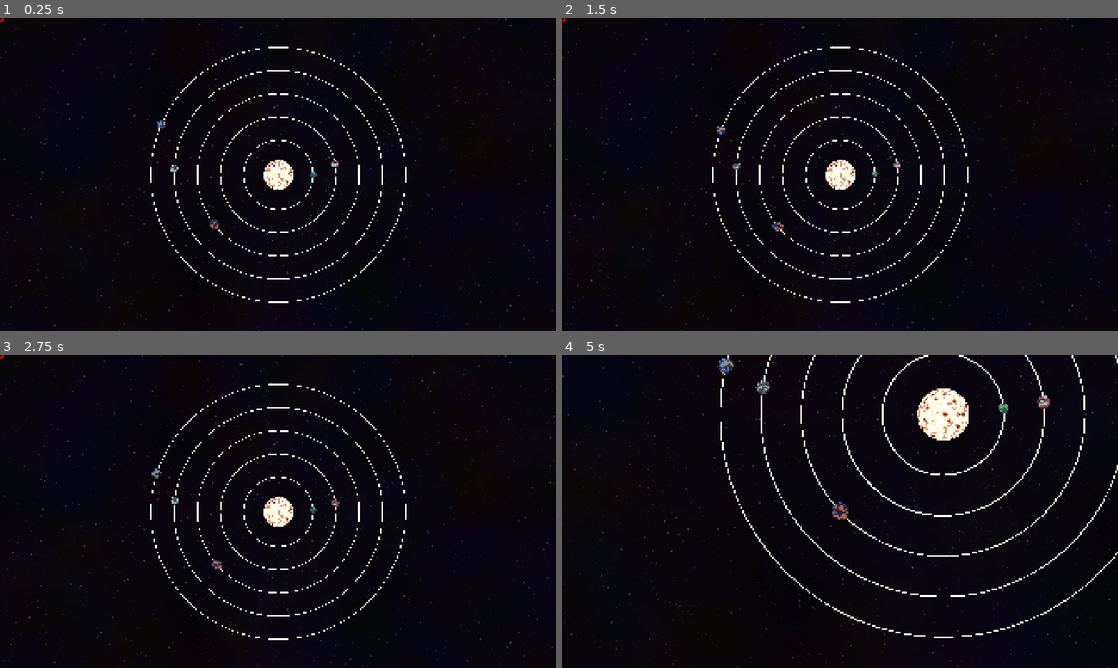
Above: before the commit, frames 1-4 (two rows, left to right).
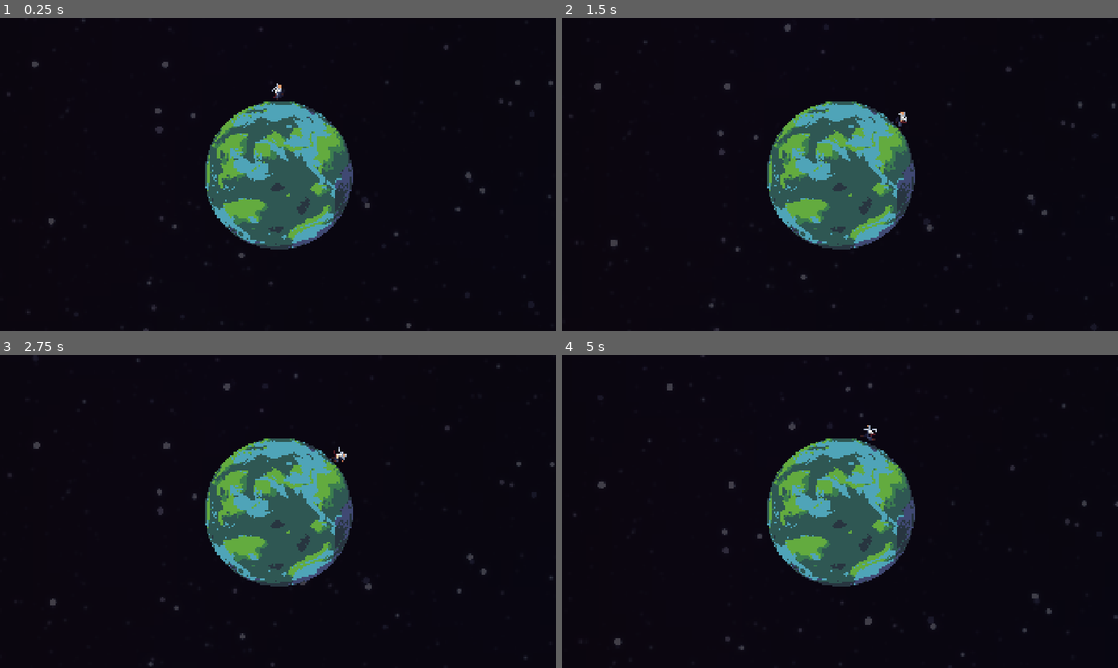
Above: after the commit, the same moments.

Repository: ChetterKRSK/SpaceSpeedrunner
Game: Godot game, scene res://gameScene.tscn
The game is run twice, just before and just after one commit, with the same random seed, the same clock (stepped at 60 frames per second) and the same inputs.
Inputs (mouse positions are in pixels of both pictures, inside the frame that each line leads up to):
- Up to frame 1 (0.25 s): no input
- Up to frame 2 (1.5 s): tap Enter at 0.5 s; move the mouse to (873, 174) at 0.52 s; hold D (Move_Right) 0.53-1.28 s; click (873, 174) at 0.6 s; move the mouse to (895, 165) at 1.27 s; hold Left (Move_Left) from 1.28 s (still down); click (895, 165) at 1.35 s
- Up to frame 3 (2.75 s): move the mouse to (216, 564) at 2.02 s; release Left (Move_Left) at 2.03 s; hold D (Move_Right) from 2.03 s (still down); click (216, 564) at 2.1 s
- Up to frame 4 (5 s): move the mouse to (734, 498) at 2.77 s; click (734, 498) at 2.85 s; move the mouse to (717, 477) at 3.52 s; release D (Move_Right) at 3.53 s; hold Left (Move_Left) from 3.53 s (still down); click (717, 477) at 3.6 s; tap Middle mouse button (Drag_Map) at 4.15 s; move the mouse to (673, 464) at 4.27 s; click (673, 464) at 4.35 s; tap Mouse wheel up (Zoom_In_Map) at 4.9 s

The runs differ from the first frame. In frame 1, 12% of the frame differs, in the area x 0-100%, y 0-100%; in frame 2, 12%; in frame 3, 12%; in frame 4, 14%.

Commit message:
Перенес оставшийся функционал в стейт машину

Diff:
--- a/gameScene.tscn
+++ b/gameScene.tscn
@@ -215,9 +215,8 @@
 [sub_resource type="CircleShape2D" id="CircleShape2D_oqr1i"]
 radius = 640.0
 
-[node name="GameScene" type="Node2D" node_paths=PackedStringArray("planetOrbits")]
+[node name="GameScene" type="Node2D"]
 script = ExtResource("1_vdwas")
-planetOrbits = [NodePath("MainObjectsSystem/PlanetOrbit1"), NodePath("MainObjectsSystem/PlanetOrbit2"), NodePath("MainObjectsSystem/PlanetOrbit3"), NodePath("MainObjectsSystem/PlanetOrbit4"), NodePath("MainObjectsSystem/PlanetOrbit5")]
 planetOrbitSpeed = Array[float]([0.0, 0.0, 0.0, 0.0, 0.0])
 planetStartPosition = Array[float]([0.0, -99.0, -99.0, -99.0, -99.0])
 
@@ -315,7 +314,7 @@
 scale = Vector2(22.8711, 22.8711)
 texture = ExtResource("7_gh3f3")
 
-[node name="PlanetOrbit1" type="Path2D" parent="MainObjectsSystem" node_paths=PackedStringArray("line")]
+[node name="PlanetOrbit1" type="Path2D" parent="MainObjectsSystem" node_paths=PackedStringArray("line") groups=["planetOrbits"]]
 curve = SubResource("Curve2D_vdwas")
 script = SubResource("GDScript_oqr1i")
 line = NodePath("PlanetOrbit1Line")
@@ -328,12 +327,12 @@
 joint_mode = 2
 begin_cap_mode = 2
 
-[node name="PathFollow2D" type="PathFollow2D" parent="MainObjectsSystem/PlanetOrbit1"]
+[node name="PathFollow2D" type="PathFollow2D" parent="MainObjectsSystem/PlanetOrbit1" groups=["planetPathFollows"]]
 position = Vector2(1500, 0)
 progress = 9420.15
 rotates = false
 
-[node name="Planet1" type="StaticBody2D" parent="MainObjectsSystem/PlanetOrbit1/PathFollow2D"]
+[node name="Planet1" type="StaticBody2D" parent="MainObjectsSystem/PlanetOrbit1/PathFollow2D" groups=["planets"]]
 collision_layer = 2
 collision_mask = 5
 input_pickable = true
@@ -445,7 +444,10 @@
 text = "ОСТАЛОСЬ: 05:32"
 vertical_alignment = 2
 
-[node name="PlanetOrbit2" type="Path2D" parent="MainObjectsSystem" node_paths=PackedStringArray("line")]
+[node name="Player" parent="MainObjectsSystem/PlanetOrbit1/PathFollow2D/Planet1" groups=["playerCharacter"] instance=ExtResource("12_b0yit")]
+position = Vector2(0, -143)
+
+[node name="PlanetOrbit2" type="Path2D" parent="MainObjectsSystem" node_paths=PackedStringArray("line") groups=["planetOrbits"]]
 curve = SubResource("Curve2D_oqr1i")
 script = SubResource("GDScript_w4qqe")
 line = NodePath("PlanetOrbit2Line")
@@ -458,11 +460,11 @@
 joint_mode = 2
 begin_cap_mode = 2
 
-[node name="PathFollow2D" type="PathFollow2D" parent="MainObjectsSystem/PlanetOrbit2"]
+[node name="PathFollow2D" type="PathFollow2D" parent="MainObjectsSystem/PlanetOrbit2" groups=["planetPathFollows"]]
 position = Vector2(2500, 0)
 rotates = false
 
-[node name="Planet2" type="StaticBody2D" parent="MainObjectsSystem/PlanetOrbit2/PathFollow2D"]
+[node name="Planet2" type="StaticBody2D" parent="MainObjectsSystem/PlanetOrbit2/PathFollow2D" groups=["planets"]]
 collision_layer = 2
 collision_mask = 5
 input_pickable = true
@@ -569,7 +571,7 @@
 text = "ОСТАЛОСЬ: 05:32"
 vertical_alignment = 2
 
-[node name="PlanetOrbit3" type="Path2D" parent="MainObjectsSystem" node_paths=PackedStringArray("line")]
+[node name="PlanetOrbit3" type="Path2D" parent="MainObjectsSystem" node_paths=PackedStringArray("line") groups=["planetOrbits"]]
 curve = SubResource("Curve2D_tp0y7")
 script = SubResource("GDScript_oqr1i")
 line = NodePath("PlanetOrbit3Line")
@@ -582,11 +584,11 @@
 joint_mode = 2
 begin_cap_mode = 2
 
-[node name="PathFollow2D" type="PathFollow2D" parent="MainObjectsSystem/PlanetOrbit3"]
+[node name="PathFollow2D" type="PathFollow2D" parent="MainObjectsSystem/PlanetOrbit3" groups=["planetPathFollows"]]
 position = Vector2(3500, 0)
 rotates = false
 
-[node name="Planet3" type="StaticBody2D" parent="MainObjectsSystem/PlanetOrbit3/PathFollow2D"]
+[node name="Planet3" type="StaticBody2D" parent="MainObjectsSystem/PlanetOrbit3/PathFollow2D" groups=["planets"]]
 position = Vector2(-1.74841e-07, 0)
 collision_layer = 2
 collision_mask = 5
@@ -695,10 +697,7 @@
 text = "ОСТАЛОСЬ: 05:32"
 vertical_alignment = 2
 
-[node name="Player" parent="MainObjectsSystem/PlanetOrbit3/PathFollow2D/Planet3" instance=ExtResource("12_b0yit")]
-position = Vector2(0, -239)
-
-[node name="PlanetOrbit4" type="Path2D" parent="MainObjectsSystem" node_paths=PackedStringArray("line")]
+[node name="PlanetOrbit4" type="Path2D" parent="MainObjectsSystem" node_paths=PackedStringArray("line") groups=["planetOrbits"]]
 curve = SubResource("Curve2D_c3h2c")
 script = SubResource("GDScript_oqr1i")
 line = NodePath("PlanetOrbit4Line")
@@ -711,11 +710,11 @@
 joint_mode = 2
 begin_cap_mode = 2
 
-[node name="PathFollow2D" type="PathFollow2D" parent="MainObjectsSystem/PlanetOrbit4"]
+[node name="PathFollow2D" type="PathFollow2D" parent="MainObjectsSystem/PlanetOrbit4" groups=["planetPathFollows"]]
 position = Vector2(4500, 0)
 rotates = false
 
-[node name="Planet4" type="StaticBody2D" parent="MainObjectsSystem/PlanetOrbit4/PathFollow2D"]
+[node name="Planet4" type="StaticBody2D" parent="MainObjectsSystem/PlanetOrbit4/PathFollow2D" groups=["planets"]]
 collision_layer = 2
 collision_mask = 5
 input_pickable = true
@@ -822,7 +821,7 @@
 text = "ОСТАЛОСЬ: 05:32"
 vertical_alignment = 2
 
-[node name="PlanetOrbit5" type="Path2D" parent="MainObjectsSystem" node_paths=PackedStringArray("line")]
+[node name="PlanetOrbit5" type="Path2D" parent="MainObjectsSystem" node_paths=PackedStringArray("line") groups=["planetOrbits"]]
 curve = SubResource("Curve2D_mv7c2")
 script = SubResource("GDScript_oqr1i")
 line = NodePath("PlanetOrbit5Line")
@@ -835,11 +834,11 @@
 joint_mode = 2
 begin_cap_mode = 2
 
-[node name="PathFollow2D" type="PathFollow2D" parent="MainObjectsSystem/PlanetOrbit5"]
+[node name="PathFollow2D" type="PathFollow2D" parent="MainObjectsSystem/PlanetOrbit5" groups=["planetPathFollows"]]
 position = Vector2(5500, 0)
 rotates = false
 
-[node name="Planet5" type="StaticBody2D" parent="MainObjectsSystem/PlanetOrbit5/PathFollow2D"]
+[node name="Planet5" type="StaticBody2D" parent="MainObjectsSystem/PlanetOrbit5/PathFollow2D" groups=["planets"]]
 collision_layer = 2
 collision_mask = 5
 input_pickable = true
--- a/game_scene.gd
+++ b/game_scene.gd
@@ -1,13 +1,10 @@
 extends Node2D
-
-signal change_game_state
 
 @onready var SM: StateMachine = $StateMachine
 
 @onready var mouseCursor: Sprite2D = $MouseCursor
 @onready var mainCamera: Camera2D = $MainCamera
 
-@export var planetOrbits: Array[Path2D]
 @export var planetOrbitSpeed: Array[float]
 @export var planetStartPosition: Array[float]
 
@@ -16,18 +13,8 @@
 var player: CharacterBody2D
 #endregion
 
-#region Переменные для карты
-var cameraZoomStep: float = 1.15
-#endregion
-
-#region Переменные для планеты
-var playersPlanet = 0
-#endregion
-
 #region temp переменные
-var planetPaths: Array[PathFollow2D]
 var planetOrbitDistances: Array[float]
-var planets: Array[StaticBody2D]
 #endregion
 
 
@@ -42,18 +29,12 @@
 	pass
 
 func setStandartValues():
-	player = find_child("Player")
-	change_game_state.connect(Callable(player, "_change_game_state"))
-	for orbit in planetOrbits:
-		planetPaths.append(orbit.find_child("PathFollow2D", false))
-		planets.append(planetPaths[-1].get_child(0))
-
 	for i in planetStartPosition.size():
 		if planetStartPosition[i] == -99:
 			planetStartPosition[i] = randf_range(0, 1)
-			planetPaths[i].progress_ratio = planetStartPosition[i]
+			get_tree().get_nodes_in_group("planetPathFollows")[i].progress_ratio = planetStartPosition[i]
 
-	for path: PathFollow2D in planetPaths:
+	for path: PathFollow2D in get_tree().get_nodes_in_group("planetPathFollows"):
 		planetOrbitDistances.append(path.get_parent().curve.get_point_position(0).distance_to(Vector2()))
 
 	for i in planetOrbitSpeed.size():
@@ -63,40 +44,13 @@
 			planetOrbitSpeed[i] = -planetOrbitSpeed[i] if randi_range(0, 10) <= 1 else planetOrbitSpeed[i]
 
 func planetOrbitMoving(delta: float):
-	for i in range(planetPaths.size()):
-		planetPaths[i].progress_ratio += planetOrbitSpeed[i] * delta
+	for i in range(get_tree().get_nodes_in_group("planetPathFollows").size()):
+		get_tree().get_nodes_in_group("planetPathFollows")[i].progress_ratio += planetOrbitSpeed[i] * delta
 		if planetOrbitSpeed[i] > 0:
 			var minutes = (0.1/6) / planetOrbitSpeed[i]
 			var seconds = minutes * 60
-			planets[i].endOfTurnSecond = seconds * (1 - planetPaths[i].progress_ratio)
+			get_tree().get_nodes_in_group("planets")[i].endOfTurnSecond = seconds * (1 - get_tree().get_nodes_in_group("planetPathFollows")[i].progress_ratio)
 		else:
 			var minutes = (0.1/6) / -planetOrbitSpeed[i]
 			var seconds = minutes * 60
-			planets[i].endOfTurnSecond = seconds * planetPaths[i].progress_ratio
-
-func zoomOnPlanet(planetIndex):
-	mainCamera.zoom = Vector2(cameraZoomLimit[4], cameraZoomLimit[4])
-	mainCamera.position = planets[planetIndex].global_position
-
-func hideAllUI():
-	mouseCursor.visible = false
-	player.visible = false
-
-	for orbit in planetOrbits:
-		orbit.line.visible = false
-	for planet in planets:
-		planet.find_child("UI").visible = false
-
-func showUIOnPlanet():
-	hideAllUI()
-
-	player.visible = true
-
-func showUIOnMap():
-	hideAllUI()
-
-	for orbit in planetOrbits:
-		orbit.line.visible = true
-	mouseCursor.visible = true
-	for planet in planets:
-		planet.find_child("UI").visible = true
+			get_tree().get_nodes_in_group("planets")[i].endOfTurnSecond = seconds * get_tree().get_nodes_in_group("planetPathFollows")[i].progress_ratio
--- a/project.godot
+++ b/project.godot
@@ -31,6 +31,13 @@
 
 version_control/plugin_name="GitPlugin"
 version_control/autoload_on_startup=true
+
+[global_group]
+
+playerCharacter=""
+planets=""
+planetOrbits=""
+planetPathFollows=""
 
 [input]
 
@@ -68,6 +75,11 @@
 "events": [Object(InputEventMouseButton,"resource_local_to_scene":false,"resource_name":"","device":-1,"window_id":0,"a …(258 unchanged characters)…
 ]
 }
+Toggle_Map={
+"deadzone": 0.2,
+"events": [Object(InputEventKey,"resource_local_to_scene":false,"resource_name":"","device":-1,"window_id":0,"alt_pressed":false,"shift_pressed":false,"ctrl_pressed":false,"meta_pressed":false,"pressed":false,"keycode":0,"physical_keycode":77,"key_label":0,"unicode":109,"location":0,"echo":false,"script":null)
+]
+}
 
 [layer_names]
 
--- a/scenes/test.tscn
+++ b/scenes/test.tscn
@@ -58,7 +58,7 @@
 position = Vector2(1, -144)
 wall_min_slide_angle = 0.0
 
-[node name="CollisionShape2D" parent="Planet/Player" index="0"]
+[node name="CollisionShape2D" parent="Planet/Player" index="1"]
 visible = false
 disabled = true
 
--- a/scripts/player.gd
+++ b/scripts/player.gd
@@ -17,13 +17,12 @@
 func _physics_process(delta: float) -> void:
 	if !is_on_wall():
 		velocity += get_gravity() * delta
-	else:# velocity.x > 0.00001 or velocity.x < -0.00001 or velocity.y > 0.00001 or velocity.y < -0.00001:
+	else:
 		rotation_degrees = calc_player_rotation(get_wall_normal())
-	#line_2d.points[1] = normal * 100
-	#if SM.current_state.name == SM.GAME_STATES_NAME[SM.GAME_STATES.ON_PLANET]:
-		#playerMovement()
-		#move_and_slide()
-	playerMovement()
+
+	if SM.current_state.name == SM.GAME_STATES_NAME[SM.GAME_STATES.ON_PLANET]:
+		playerMovement()
+
 	move_and_slide()
 
 func playerMovement():
--- a/state_machine/on_planet_orbit_state.gd
+++ b/state_machine/on_planet_orbit_state.gd
@@ -6,9 +6,17 @@
 func _ready() -> void:
 	pass
 
+func open() -> void:
+	pass
+
+func close() -> void:
+	pass
 
 func process(delta: float) -> void:
 	pass
 
+func physics_process(delta: float) -> void:
+	pass
+
 func input(event: InputEvent) -> void:
 	pass
--- a/state_machine/on_planet_state.gd
+++ b/state_machine/on_planet_state.gd
@@ -5,30 +5,54 @@
 @onready var GM: Node2D = $"../.."
 
 var planet
-var cameraZoomLimit: Array[float] = [1, 0.08, 2] # standart, min, max
+var playerCharacter: CharacterBody2D
+var cameraZoomLimit: Array[float] = [1, 0.08, 2, 0.08, 2] # standart, min, max, currentMin, currentMax
 var cameraZoomStep: float = 1.15
 
 func _ready() -> void:
-	planet = $"../../MainObjectsSystem/PlanetOrbit3/PathFollow2D/Planet3"
+	planet = get_tree().get_nodes_in_group("planets")[0]
+	playerCharacter = get_tree().get_nodes_in_group("playerCharacter")[0]
 
+func open() -> void:
+	cameraZoomLimit[4] = cameraZoomLimit[2] / planet.find_child("Sprite2D").scale.x
+	cameraZoomLimit[3] = cameraZoomLimit[4] - 0.5
+
+	playerCharacter.visible = true
+	zoomOnPlanet()
+
+func close() -> void:
+	playerCharacter.visible = false
 
 func process(delta: float) -> void:
 	cameraMovingZoomingOnPlanet()
 
+func physics_process(delta: float) -> void:
+	pass
+
 func input(event: InputEvent) -> void:
-	pass
+	toggleMap(event)
+
 
 func cameraMovingZoomingOnPlanet():
 	GM.mainCamera.position = planet.global_position
 
 	if Input.is_action_just_pressed("Zoom_In_Map") or Input.is_action_pressed("Zoom_In_Map"):
-		if GM.mainCamera.zoom.x < cameraZoomLimit[2] / cameraZoomStep:
+		if GM.mainCamera.zoom.x < cameraZoomLimit[4] / cameraZoomStep:
 			GM.mainCamera.zoom *= cameraZoomStep
 		else:
-			GM.mainCamera.zoom = Vector2(cameraZoomLimit[2], cameraZoomLimit[2])
+			GM.mainCamera.zoom = Vector2(cameraZoomLimit[4], cameraZoomLimit[4])
 
 	if Input.is_action_just_pressed("Zoom_Out_Map") or Input.is_action_pressed("Zoom_Out_Map"):
-		if GM.mainCamera.zoom.x > cameraZoomLimit[1] * cameraZoomStep:
+		if GM.mainCamera.zoom.x > cameraZoomLimit[3] * cameraZoomStep:
 			GM.mainCamera.zoom /= cameraZoomStep
 		else:
-			GM.mainCamera.zoom = Vector2(cameraZoomLimit[1], cameraZoomLimit[1])
+			GM.mainCamera.zoom = Vector2(cameraZoomLimit[3], cameraZoomLimit[3])
+
+func zoomOnPlanet():
+	GM.mainCamera.zoom = Vector2(cameraZoomLimit[4], cameraZoomLimit[4])
+	GM.mainCamera.position = planet.global_position
+
+func toggleMap(event):
+	if event is InputEventKey:
+		if Input.is_action_just_pressed("Toggle_Map"):
+			fsm.change_state(fsm.GAME_STATES_NAME[fsm.GAME_STATES.ON_STAR_MAP])
--- a/state_machine/on_star_map_state.gd
+++ b/state_machine/on_star_map_state.gd
@@ -27,26 +27,44 @@
 func _ready() -> void:
 	pass
 
+func open() -> void:
+	mouseCursor.visible = true
+	for orbit in get_tree().get_nodes_in_group("planetOrbits"):
+		orbit.line.visible = true
+	for planet in get_tree().get_nodes_in_group("planets"):
+		planet.find_child("UI").visible = true
+
+func close() -> void:
+	mouseCursor.visible = false
+	for orbit in get_tree().get_nodes_in_group("planetOrbits"):
+		orbit.line.visible = false
+	for planet in get_tree().get_nodes_in_group("planets"):
+		planet.find_child("UI").visible = false
+
 func process(delta: float) -> void:
 	selectingPlanetOnMap()
 	cameraMovingZoomingOnMap()
 	adjustingUI()
 
+func physics_process(delta: float) -> void:
+	pass
+
 func input(event: InputEvent) -> void:
 	movingOrbitCursorOnMap(event)
+	toggleMap(event)
 
 
 func selectingPlanetOnMap():
 	if Input.is_action_just_pressed("Mouse_Left_Button"):
 		if isCursorOnPlanet:
 			if selectedPlanet != null and selectedPlanet != targetMousePlanet:
-				GM.planets[selectedPlanet].hideInfoWindow()
+				get_tree().get_nodes_in_group("planets")[selectedPlanet].hideInfoWindow()
 			selectedPlanet = targetMousePlanet
-			cameraZoomLimit[4] = cameraZoomLimit[2] / GM.planets[selectedPlanet].find_child("Sprite2D").scale.x
+			cameraZoomLimit[4] = cameraZoomLimit[2] / get_tree().get_nodes_in_group("planets")[selectedPlanet].find_child("Sprite2D").scale.x
 			changeCameraZoom()
-			GM.planets[targetMousePlanet].showInfoWindow()
+			get_tree().get_nodes_in_group("planets")[targetMousePlanet].showInfoWindow()
 		elif !isCursorOnPlanet and selectedPlanet != null:
-			GM.planets[selectedPlanet].hideInfoWindow()
+			get_tree().get_nodes_in_group("planets")[selectedPlanet].hideInfoWindow()
 			cameraZoomLimit[4] = cameraZoomLimit[2]
 			selectedPlanet = null
 
@@ -62,21 +80,21 @@
 			GM.mainCamera.position += (lastPos - get_global_mouse_position())
 
 	if Input.is_action_just_pressed("Zoom_Out_Map") or Input.is_action_pressed("Zoom_Out_Map"):
-		if GM.mainCamera.zoom.x > cameraZoomLimit[1] * cameraZoomStep:
+		if GM.mainCamera.zoom.x > cameraZoomLimit[3] * cameraZoomStep:
 			var lastPos = get_global_mouse_position()
 			GM.mainCamera.zoom /= cameraZoomStep
 			GM.mainCamera.position += (lastPos - get_global_mouse_position())
 		else:
-			GM.mainCamera.zoom = Vector2(cameraZoomLimit[1], cameraZoomLimit[1])
+			GM.mainCamera.zoom = Vector2(cameraZoomLimit[3], cameraZoomLimit[3])
 			GM.mainCamera.position = Vector2(0, 0)
 
 	if selectedPlanet != null:
-		GM.mainCamera.position = GM.planetPaths[selectedPlanet].position
+		GM.mainCamera.position = get_tree().get_nodes_in_group("planetPathFollows")[selectedPlanet].position
 	if Input.is_action_just_pressed("Drag_Map"):
 		lastMousePosition = get_global_mouse_position()
 	if Input.is_action_pressed("Drag_Map"):
 		if selectedPlanet != null:
-			GM.planets[targetMousePlanet].hideInfoWindow()
+			get_tree().get_nodes_in_group("planets")[targetMousePlanet].hideInfoWindow()
 			cameraZoomLimit[4] = cameraZoomLimit[2]
 			selectedPlanet = null
 		GM.mainCamera.position += lastMousePosition - get_global_mouse_position()
@@ -99,7 +117,7 @@
 	var newMouseCursorScale = mouseCursorStandartSize / GM.mainCamera.zoom.x
 	mouseCursor.scale = Vector2(newMouseCursorScale, newMouseCursorScale)
 	var newPlanetOrbitLineWidth = planetOrbitStandartLineWidth / GM.mainCamera.zoom.x
-	for orbit in GM.planetOrbits:
+	for orbit in get_tree().get_nodes_in_group("planetOrbits"):
 		orbit.line_width = newPlanetOrbitLineWidth
 		orbit.updateButtonEvent()
 
@@ -126,6 +144,10 @@
 		mouseCursor.position.x = GM.planetOrbitDistances[selectedOrbit] * cos(angleMousePosition)
 		mouseCursor.position.y = GM.planetOrbitDistances[selectedOrbit] * sin(angleMousePosition)
 
+func toggleMap(event):
+	if event is InputEventKey:
+		if Input.is_action_just_pressed("Toggle_Map"):
+			fsm.change_to_previous_state()
 
 func _on_planet_mouse_entered(extra_arg_0: int) -> void:
 	isCursorOnPlanet = true
--- a/state_machine/state_machine.gd
+++ b/state_machine/state_machine.gd
@@ -21,6 +21,7 @@
 	for state in get_children():
 		state.fsm = self
 		states[state.name] = state
+		state.close()
 
 func _process(delta: float) -> void:
 	current_state.process(delta)
@@ -28,9 +29,23 @@
 func _input(event: InputEvent) -> void:
 	current_state.input(event)
 
+func _physics_process(delta: float) -> void:
+	current_state.physics_process(delta)
+
 func change_state(state_name):
-	history.append(current_state.name)
+	history.append(current_state)
+	if history.size() > 10:
+		history.pop_front()
+	current_state.close()
 	set_state(state_name)
+
+func change_to_previous_state():
+	history.append(current_state)
+	if history.size() > 10:
+		history.pop_front()
+	current_state.close()
+	set_state(history[-2].name)
 
 func set_state(state_name):
 	current_state = states[state_name]
+	current_state.open()
